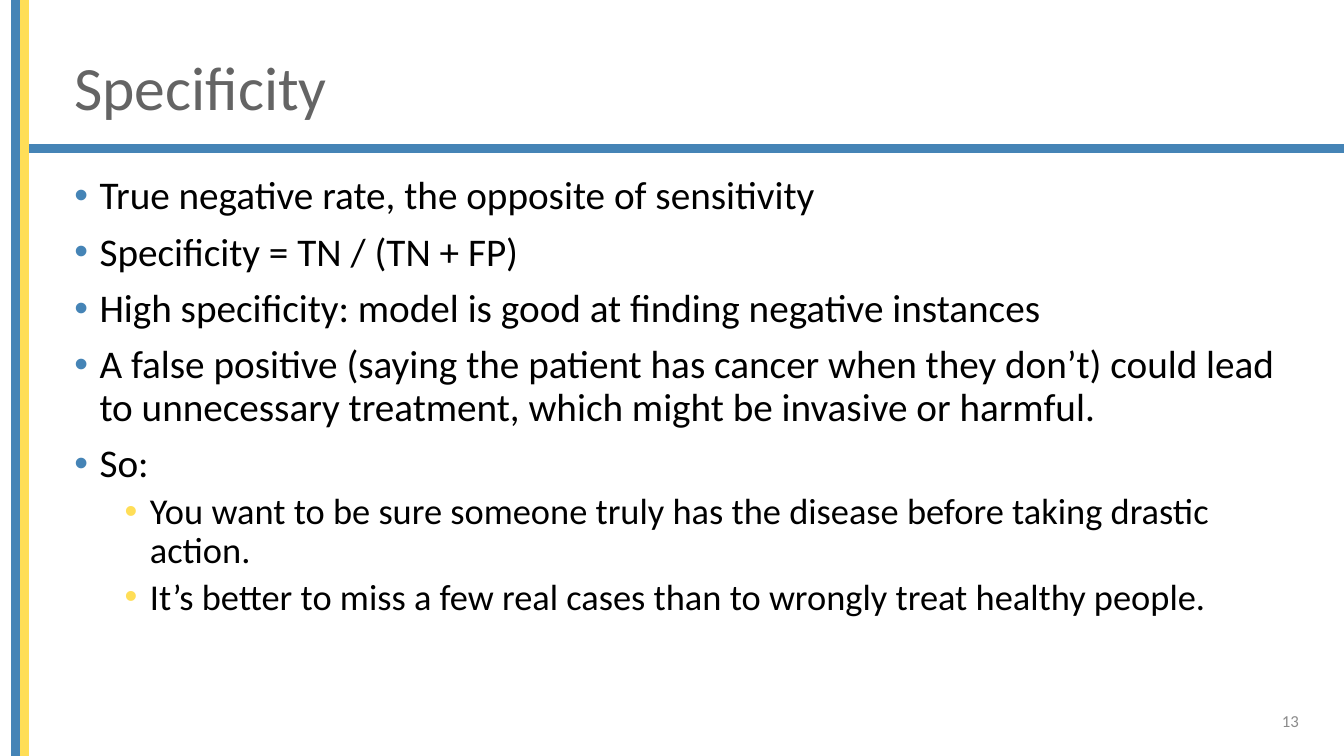
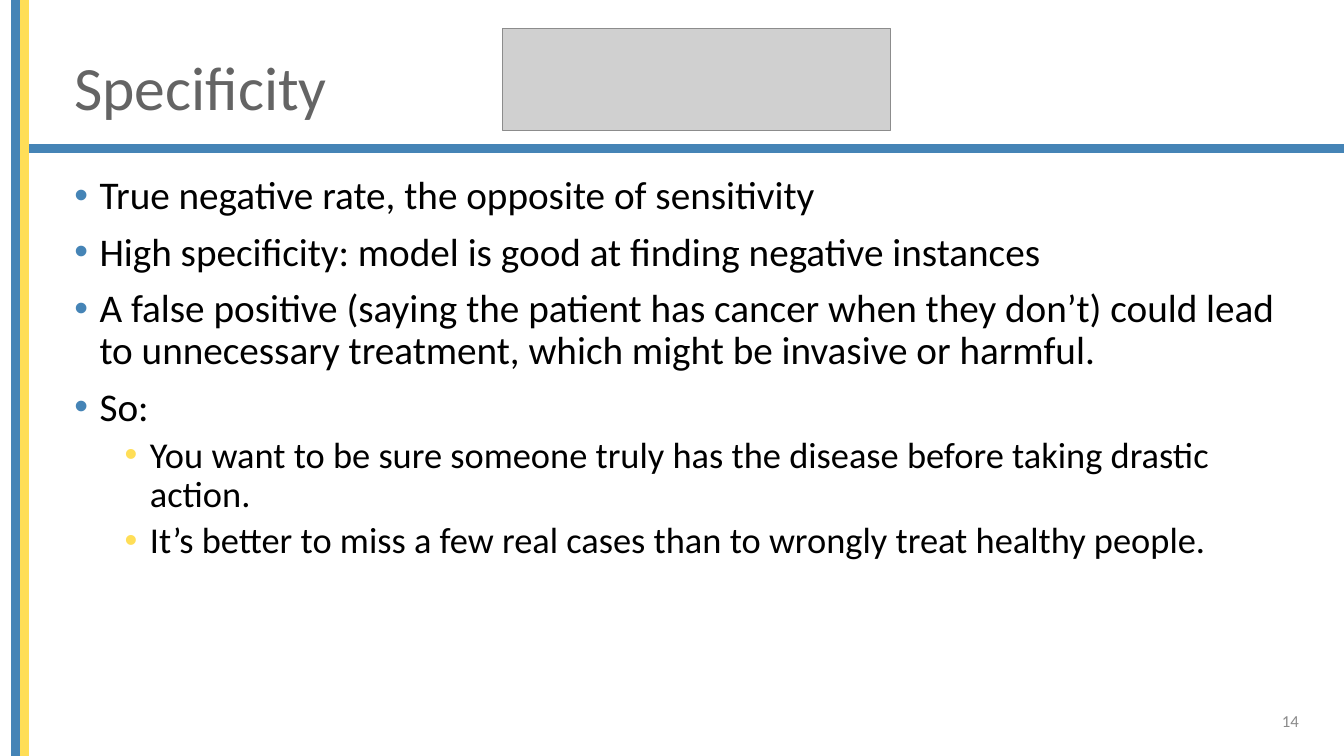
Before and after one commit to mjochen/Cello_AI, a slide deck: slide 14 of ppts/5 - Model quality.pptx (slide 13 before the commit). Drawn at 1344x756 pixels with LibreOffice and Linux fonts; fonts in the diff are those of the drawing; grey boxes stand for pictures; background and template pictures are left out. Boxes give left, top, right and bottom in pixels: in the first picture for what was removed or moved away, otherwise in the second. Text is boxed around its words. In the diff, an @@ line names an element or a change of style, - is before the commit and + after.

```diff
--- a/ppts/5 - Model quality.pptx
+++ b/ppts/5 - Model quality.pptx
@@ picture added at (502,28,890,130) @@
@@ text at (100,237,518,273): paragraph removed @@
-• Specificity = TN / (TN + FP)
@@ page number at (1282,716,1299,727): text changed @@
-13
+14
```
Also in this commit, not shown: 7 other slides changed, 11 slides added, 3 slides removed, 41 other files.
